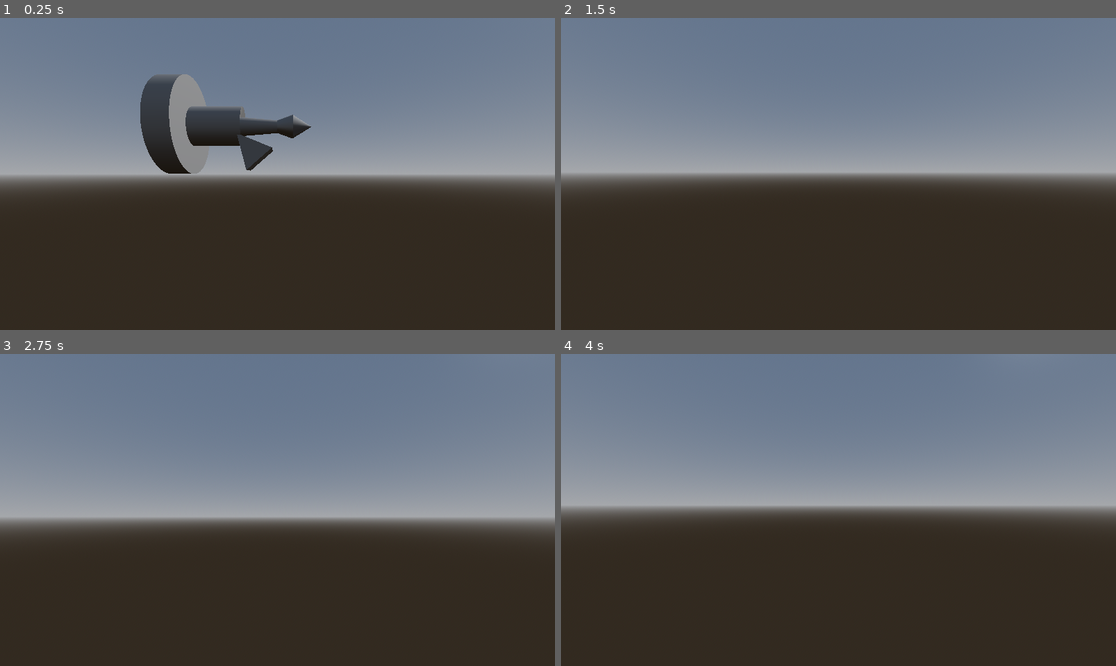
Above: before the commit, frames 1-4 (two rows, left to right).
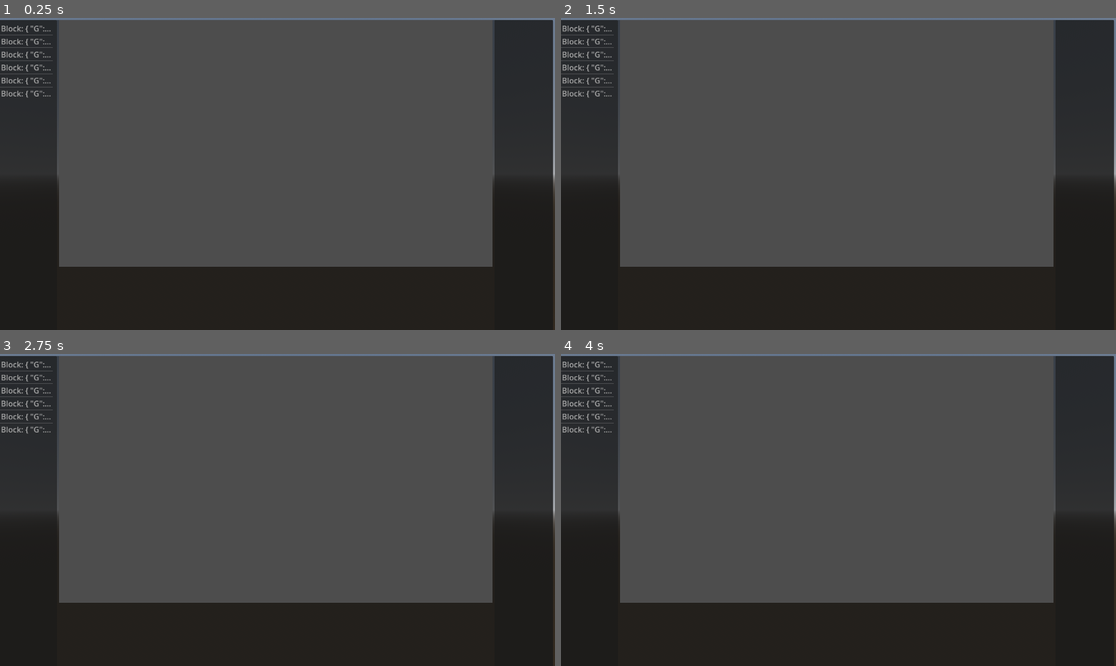
Above: after the commit, the same moments.

Repository: DzIGIBAUER/cnc-simulation
Game: Godot game, scene res://scn.tscn
Two runs of this game, one before a commit and one after it. Both use one fixed random seed, a clock stepped at 60 frames per second and the inputs below.
Inputs (mouse positions are in pixels of both pictures, inside the frame that each line leads up to):
- Up to frame 1 (0.25 s): no input
- Up to frame 2 (1.5 s): tap Enter at 0.5 s; move the mouse to (866, 174) at 0.52 s; hold E 0.53-1.28 s; hold W from 0.53 s (still down); tap Space at 1.25 s; move the mouse to (810, 174) at 1.27 s; tap Q at 1.35 s
- Up to frame 3 (2.75 s): keep holding W; tap Enter at 2 s; move the mouse to (288, 503) at 2.02 s; hold Shift from 2.03 s (still down)
- Up to frame 4 (4 s): keep holding W; tap Space at 2.75 s; move the mouse to (832, 516) at 2.77 s; release Shift at 2.78 s; tap E at 2.85 s; tap Enter at 3.5 s; move the mouse to (877, 513) at 3.52 s; hold Q from 3.53 s (still down)

The runs differ from the first frame. In frame 1, 71% of the frame differs, in the area x 0-100%, y 0-80%; in frame 2, 72%; in frame 3, 73%; in frame 4, 72%.

Commit message:
Added simple debug window with polygons display

Diff:
--- /dev/null
+++ b/UI/debug_window/Item.gd
@@ -0,0 +1,5 @@
+extends RefCounted
+class_name DebugItem
+
+
+var polygons = []
--- /dev/null
+++ b/UI/debug_window/debug_window.gd
@@ -0,0 +1,53 @@
+extends Control
+class_name DebugWindow
+
+
+var item_node_mapping = {}
+
+
+func add_debug_item(
+	title: String,
+	item: DebugItem
+):
+
+	# create and add node2d to show polygons
+	var node_2d = Node2D.new()
+	node_2d.visible = false
+	node_2d.scale = Vector2(200, 200)
+	node_2d.position = Vector2.ONE * $HBoxContainer/VBoxContainer.size / 2.0
+
+	if not item.polygons.is_empty():
+		for poly in item.polygons:
+			var polygon_node = Polygon2D.new()
+			polygon_node.polygon = poly
+
+			polygon_node.vertex_colors = PackedColorArray(range(poly.size()).map(func(_n): return Color.from_hsv(randf(), randf(), randf())))
+
+			node_2d.add_child(polygon_node)
+
+	$HBoxContainer/VBoxContainer/SubViewportContainer/SubViewport.add_child(node_2d)
+
+	var item_index = $HBoxContainer/ItemList.add_item(title)
+
+	item_node_mapping[item_index] = node_2d
+
+
+
+func _on_item_list_item_selected(index: int):
+	unselect_all()
+
+	# show node2d if it has one
+	var item = item_node_mapping.get(index)
+	if item:
+		item_node_mapping[index].visible = true
+
+	# $HBoxContainer/SubItemListContainer/SubitemList.add_item()
+
+func unselect_all():
+	for node in item_node_mapping.values():
+		node.visible = false
+
+	$HBoxContainer/SubItemListContainer/SubitemList.clear()
+
+func _on_item_list_empty_clicked(_at_position, _mouse_button_index):
+	unselect_all()
--- /dev/null
+++ b/UI/debug_window/debug_window.tscn
@@ -0,0 +1,47 @@
+[gd_scene load_steps=2 format=3 uid="uid://baabchr6uwr3k"]
+
+[ext_resource type="Script" path="res://UI/debug_window/debug_window.gd" id="1_2ktgr"]
+
+[node name="DebugWindow" type="PanelContainer"]
+anchors_preset = 15
+anchor_right = 1.0
+anchor_bottom = 1.0
+grow_horizontal = 2
+grow_vertical = 2
+script = ExtResource("1_2ktgr")
+
+[node name="HBoxContainer" type="HBoxContainer" parent="."]
+layout_mode = 2
+
+[node name="ItemList" type="ItemList" parent="HBoxContainer"]
+layout_mode = 2
+size_flags_horizontal = 3
+
+[node name="VBoxContainer" type="VBoxContainer" parent="HBoxContainer"]
+layout_mode = 2
+size_flags_horizontal = 3
+size_flags_stretch_ratio = 5.0
+
+[node name="SubViewportContainer" type="SubViewportContainer" parent="HBoxContainer/VBoxContainer"]
+layout_mode = 2
+size_flags_horizontal = 3
+size_flags_stretch_ratio = 4.0
+
+[node name="SubViewport" type="SubViewport" parent="HBoxContainer/VBoxContainer/SubViewportContainer"]
+disable_3d = true
+handle_input_locally = false
+gui_disable_input = true
+size = Vector2i(900, 512)
+render_target_update_mode = 4
+
+[node name="SubItemListContainer" type="VBoxContainer" parent="HBoxContainer"]
+layout_mode = 2
+size_flags_horizontal = 3
+
+[node name="SubitemList" type="ItemList" parent="HBoxContainer/SubItemListContainer"]
+layout_mode = 2
+size_flags_vertical = 3
+select_mode = 1
+
+[connection signal="empty_clicked" from="HBoxContainer/ItemList" to="." method="_on_item_list_empty_clicked"]
+[connection signal="item_selected" from="HBoxContainer/ItemList" to="." method="_on_item_list_item_selected"]
--- a/lathe/LatheControlUnit.gd
+++ b/lathe/LatheControlUnit.gd
@@ -118,7 +118,15 @@
 		var ts = machine.to_local(move_from - machine.tool.offset)
 		var te = machine.to_local(move_to - machine.tool.offset)
 
-		var results = Simulation.calculate_linear_interpolation_result_part(machine, ts, te)
+		var results: Array = Simulation.calculate_linear_interpolation_result_part(machine, ts, te)
+
+		var dw: DebugWindow = machine.get_node("../DebugWindow")
+
+		for i in range(1, 4):
+				var item = DebugItem.new()
+				item.polygons = [results[i]]
+
+				dw.add_debug_item(str(block), item)
 
 		print(ts, te)
 
--- a/scn.gd
+++ b/scn.gd
@@ -4,9 +4,13 @@
 @onready var poly2: Polygon2D = get_node("Polygon2D2")
 @onready var poly3: Polygon2D = get_node("Polygon2D3")
 
+func _process(delta):
+	if Input.is_action_just_released("ui_cancel"):
+		Input.mouse_mode = Input.MOUSE_MODE_CAPTURED if Input.mouse_mode != Input.MOUSE_MODE_CAPTURED else Input.MOUSE_MODE_VISIBLE
+		$DebugWindow.visible = !$DebugWindow.visible
+
 # Called when the node enters the scene tree for the first time.
 func _ready():
-	Input.mouse_mode = Input.MOUSE_MODE_CAPTURED
 
 	# var msh = $Machine/Chuck/MeshInstance3D/MeshInstance3D
 
--- a/scn.tscn
+++ b/scn.tscn
@@ -8,6 +8,7 @@
 [ext_resource type="Script" path="res://freelook/free_look_camera.gd" id="5_5k5kc"]
 [ext_resource type="Script" path="res://NUMA/SimulationAnimation.gd" id="6_2ro7u"]
 [ext_resource type="AnimationLibrary" uid="uid://bcwmx8ud8kdh5" path="res://ALOBRE.res" id="6_urrk8"]
+[ext_resource type="PackedScene" uid="uid://baabchr6uwr3k" path="res://UI/debug_window/debug_window.tscn" id="9_el36o"]
 
 [sub_resource type="BoxMesh" id="BoxMesh_8s6io"]
 
@@ -56,14 +57,17 @@
 mesh = SubResource("BoxMesh_8s6io")
 
 [node name="Polygon2D" type="Polygon2D" parent="."]
+visible = false
 polygon = PackedVector2Array(-0.4, 0.4, 0.12186, 0.500165, -0.88104, 0.5, -0.88104, 0.29639, -0.37044, 0.29639)
 polygons = [PackedVector2Array(-0.881041, 0.372462, -0.625552, 0.372461, 0.140917, 0.372459, 0.396406, 0.372459, 0.3964 …(294 unchanged characters)…
 
 [node name="Polygon2D2" type="Polygon2D" parent="."]
+visible = false
 polygon = PackedVector2Array(-0.4, 0.4, 0.3964, 0.55286, 0.3964, 0.70361, -0.88104, 0.70361, -0.88104, 0.29639, -0.37044, 0.29639)
 polygons = [PackedVector2Array(-0.881041, 0.372462, -0.625552, 0.372461, 0.140917, 0.372459, 0.396406, 0.372459, 0.3964 …(294 unchanged characters)…
 
 [node name="Polygon2D3" type="Polygon2D" parent="."]
+visible = false
 polygon = PackedVector2Array(-0.4, 0.4, -0.304405, 0.0649558, 0.985035, 0.31246, 1.23608, 0.513068, 0.88944, 0.647504, -0.4, 0.4)
 polygons = [PackedVector2Array(-0.881041, 0.372462, -0.625552, 0.372461, 0.140917, 0.372459, 0.396406, 0.372459, 0.3964 …(294 unchanged characters)…
 
@@ -132,9 +136,12 @@
 
 [node name="Camera2D" type="Camera2D" parent="."]
 visible = false
+offset = Vector2(580, 320)
 
 [node name="WorldEnvironment" type="WorldEnvironment" parent="."]
 environment = SubResource("Environment_8qcfe")
 
 [node name="DirectionalLight3D" type="DirectionalLight3D" parent="."]
 transform = Transform3D(0.532842, 0.476635, 0.699213, -0.0914317, -0.789018, 0.607529, 0.841261, -0.387647, -0.376842, 3.23671, 3.83109, -2.02095)
+
+[node name="DebugWindow" parent="." instance=ExtResource("9_el36o")]
Not shown: 1 places in scn.tscn that only renumber resources
